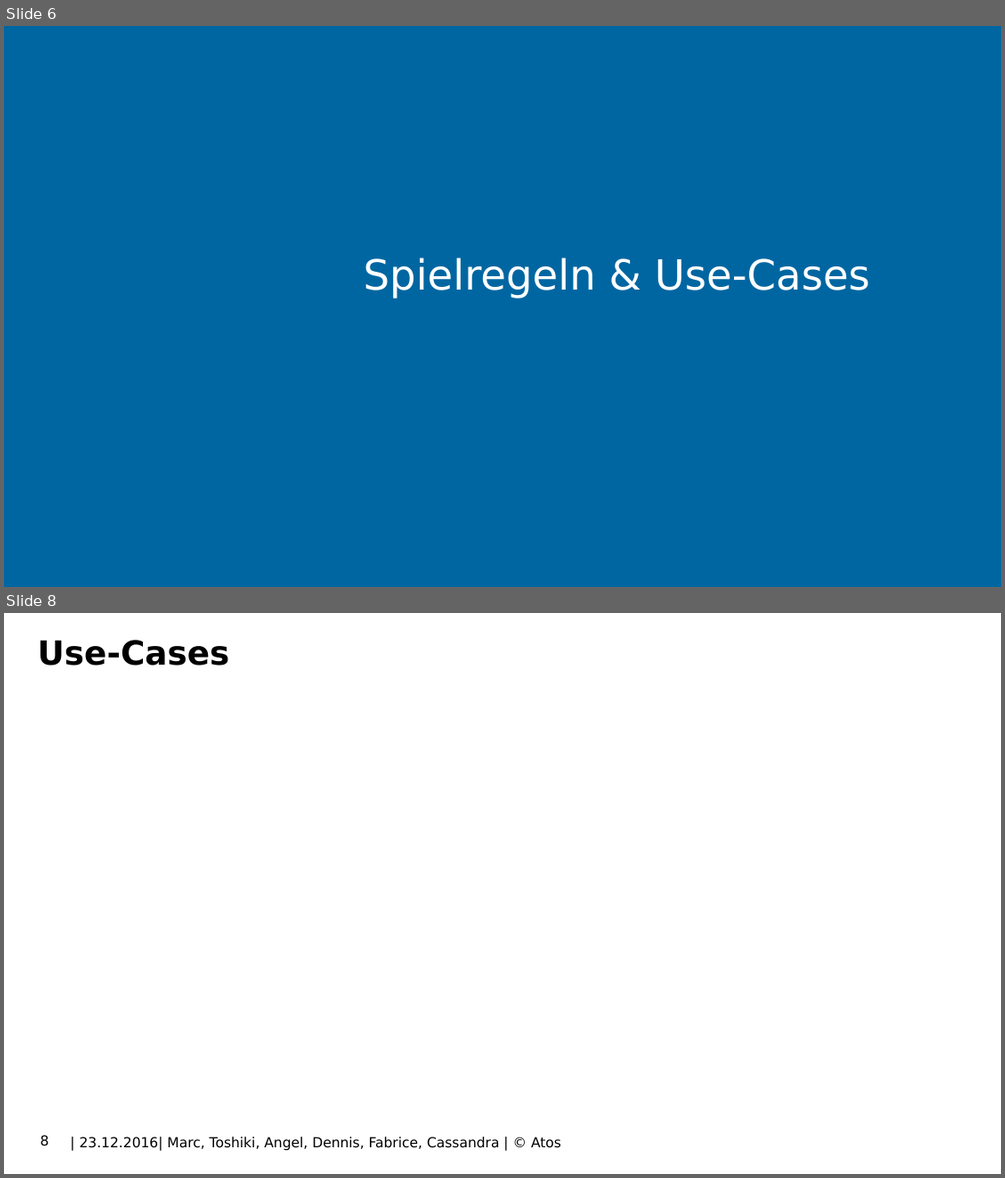
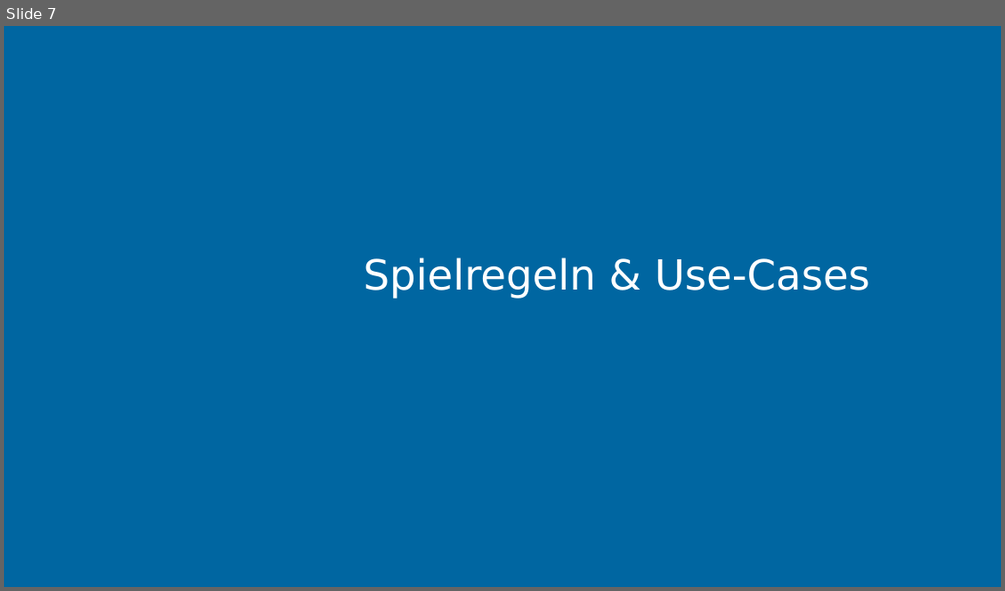
Before and after one commit to FabriceBosshard/SpaceInvaders, a slide deck: SpaceInvaders/Documents/SpaceInvaders.pptx. Shown one above the other, each under a label of ours: slides 6 and 8 before the commit, slide 7 after it; the slides between them are not shown. The pictures are 1005x1178 and 1005x591 pixels, drawn with LibreOffice and Linux fonts; fonts in the diff are those of the drawing; background and template pictures are left out. Boxes give left, top, right and bottom in pixels: in the first picture for what was removed or moved away, otherwise in the second. Text is boxed around its words. In the diff, an @@ line names an element or a change of style, - is before the commit and + after.

```diff
--- a/SpaceInvaders/Documents/SpaceInvaders.pptx
+++ b/SpaceInvaders/Documents/SpaceInvaders.pptx
@@ slide 8 removed at (4,613,1001,1174), background picture (left out) @@
@@ title removed at (38,640,230,666) @@
-Use-Cases
@@ page number removed at (40,1135,49,1146) @@
-8
@@ text removed at (80,1136,561,1151) @@
-| 23.12.2016| Marc, Toshiki, Angel, Dennis, Fabrice, Cassandra | © Atos
@@ what was slide 6 is now slide 7 @@
```
Also in this commit, not shown: 10 slides added, 6 other slides removed.
